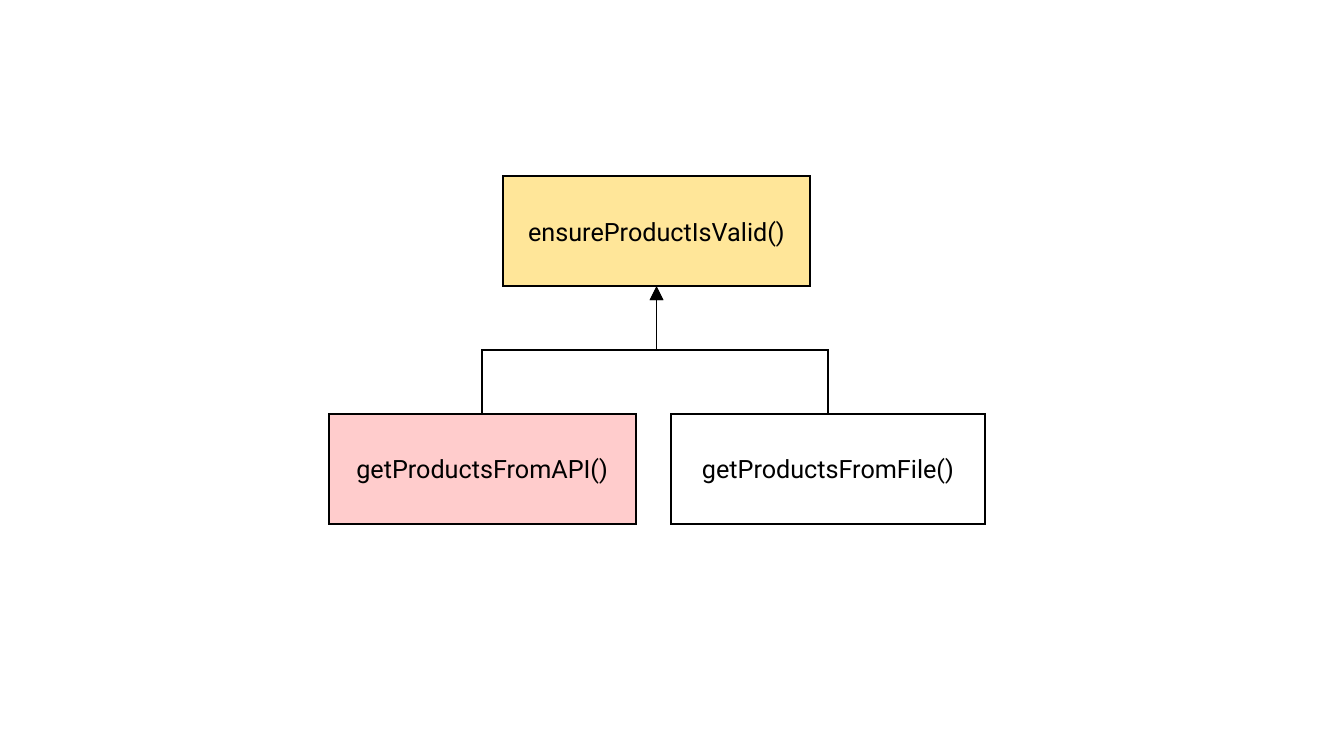
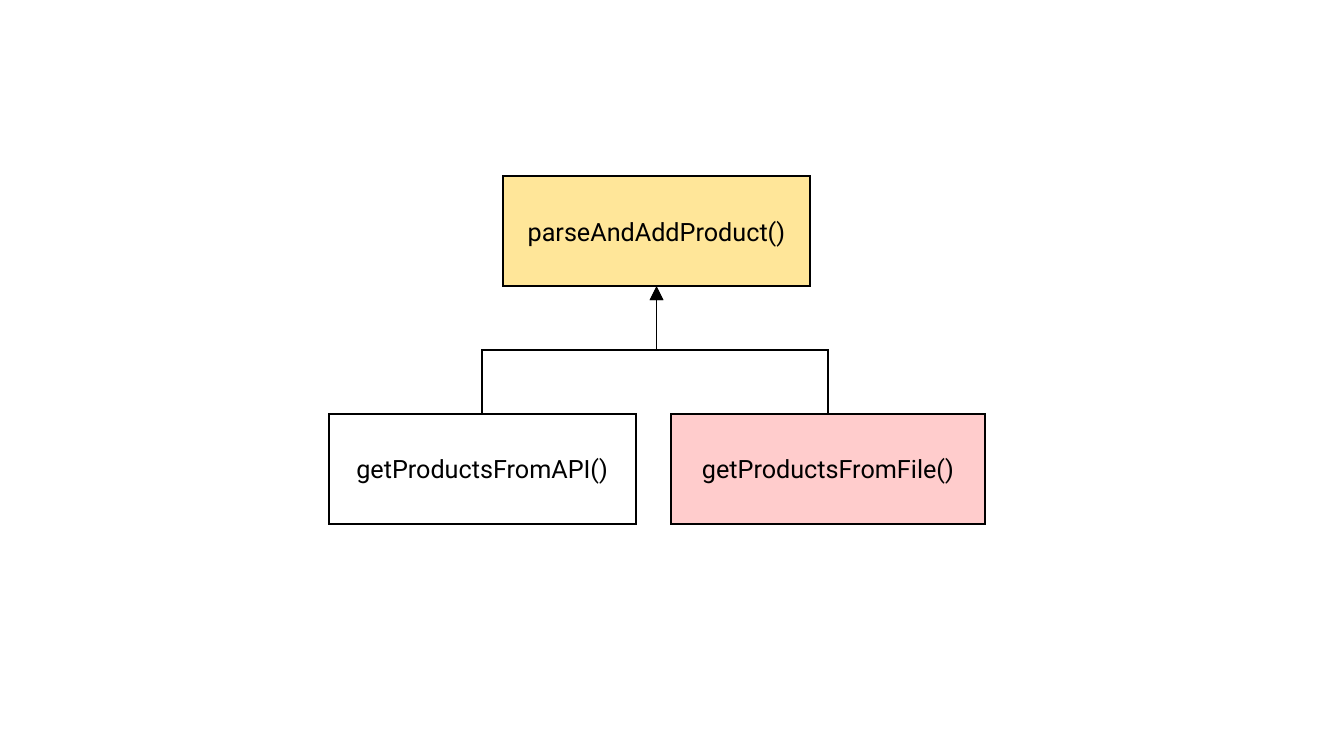
Before and after one commit to rkhaimov/brain-gym, a slide deck: slide 35 of clean/Презентация.pptx (slide 27 before the commit). Drawn at 1344x756 pixels with LibreOffice and Linux fonts; fonts in the diff are those of the drawing. Boxes give left, top, right and bottom in pixels: in the first picture for what was removed or moved away, otherwise in the second. Text is boxed around its words. In the diff, an @@ line names an element or a change of style, - is before the commit and + after.

```diff
--- a/clean/Презентация.pptx
+++ b/clean/Презентация.pptx
@@ text in rectangle at (528,221,785,247): text changed @@
-ensureProductIsValid()
+parseAndAddProduct()
@@ rectangle "getProductsFromAPI()" at (329,413,635,523): fill #FFCCCC to #FFFFFF @@
@@ rectangle "getProductsFromFile()" at (671,413,985,523): fill #FFFFFF to #FFCCCC @@
```
Also in this commit, not shown: 13 other slides changed, 18 slides added, 7 slides removed, 47 other files.
